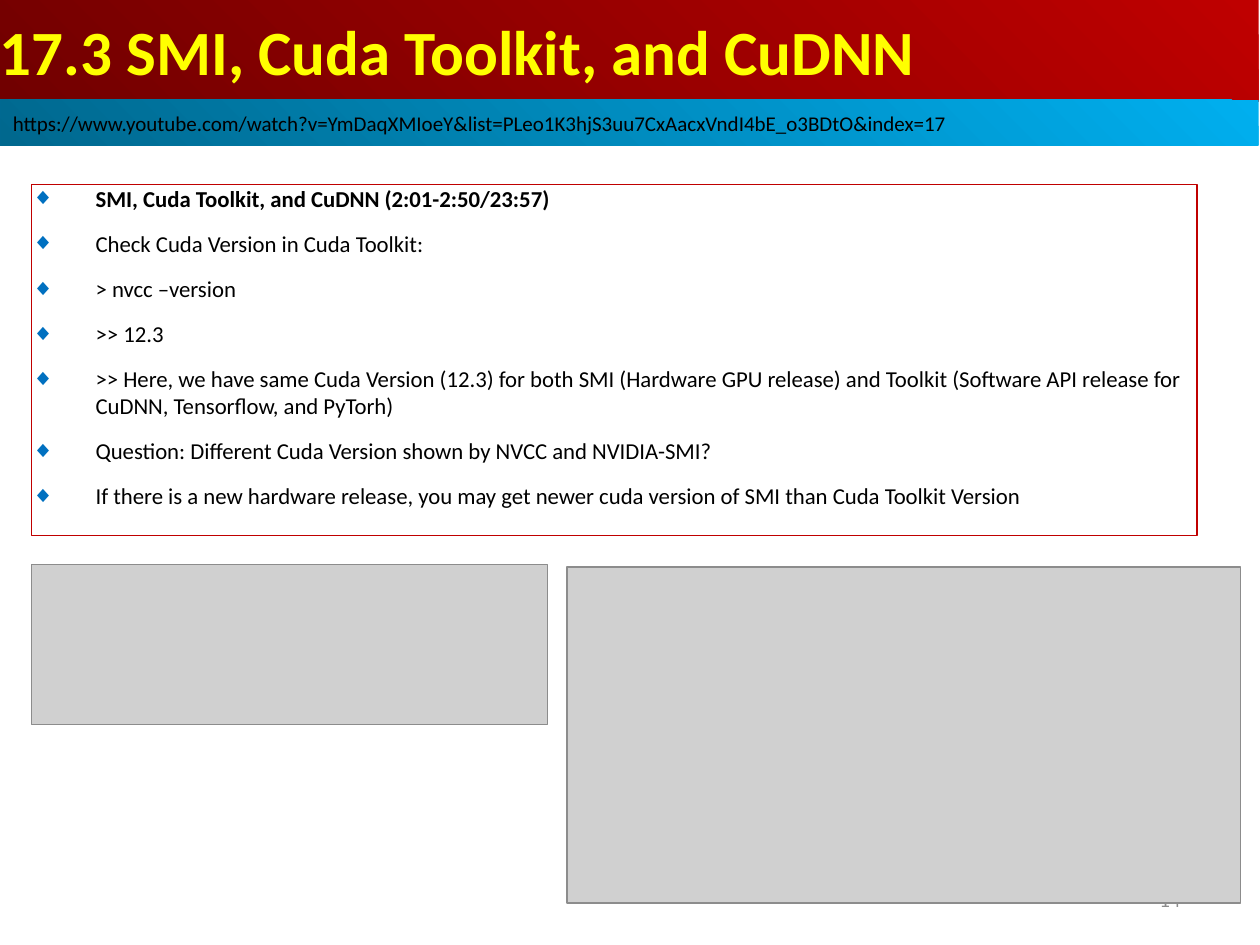
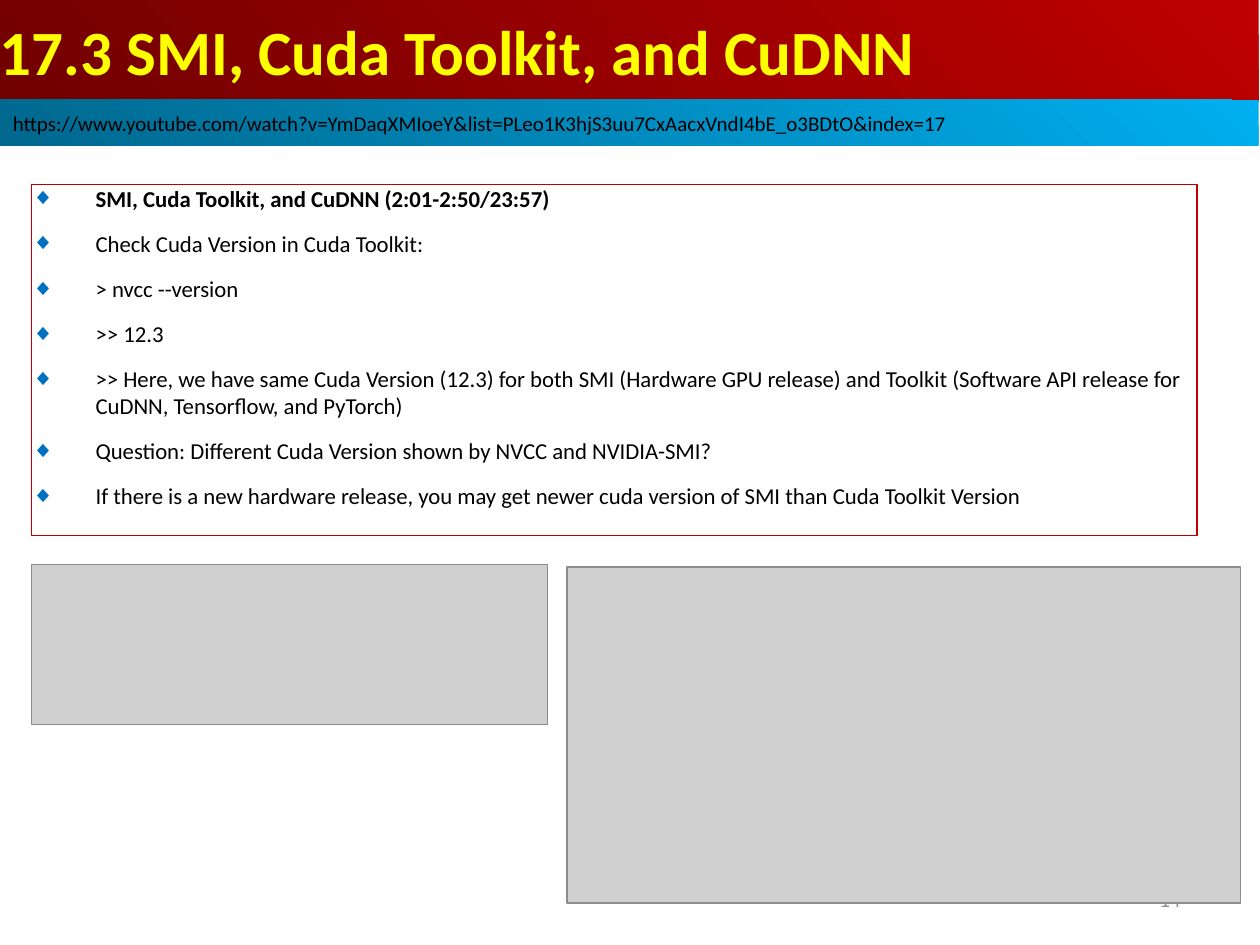
Before and after one commit to peterhchen/AIU_CS512_DL, a slide deck: slide 14 of 000_Lecture_Project/week07/01_Lecture/17.01_BM.ppt. Drawn at 1260x945 pixels with LibreOffice and Linux fonts; fonts in the diff are those of the drawing; grey boxes stand for pictures. Boxes give left, top, right and bottom in pixels: in the first picture for what was removed or moved away, otherwise in the second. Text is boxed around its words. In the diff, an @@ line names an element or a change of style, - is before the commit and + after.

```diff
--- a/000_Lecture_Project/week07/01_Lecture/17.01_BM.ppt
+++ b/000_Lecture_Project/week07/01_Lecture/17.01_BM.ppt
@@ text in rectangle at [112, 281, 239, 297]: text changed @@
-◆ > nvcc –version
+◆ > nvcc --version
@@ text in rectangle at [96, 370, 1180, 418]: text changed @@
-◆ >> Here, we have same Cuda Version (12.3) for both SMI (Hardware GPU release) and Toolkit (Software API release for CuDNN, Tensorflow, and PyTorh)
+◆ >> Here, we have same Cuda Version (12.3) for both SMI (Hardware GPU release) and Toolkit (Software API release for CuDNN, Tensorflow, and PyTorch)
```
Also in this commit, not shown: 5 other slides changed, 1 other file.
